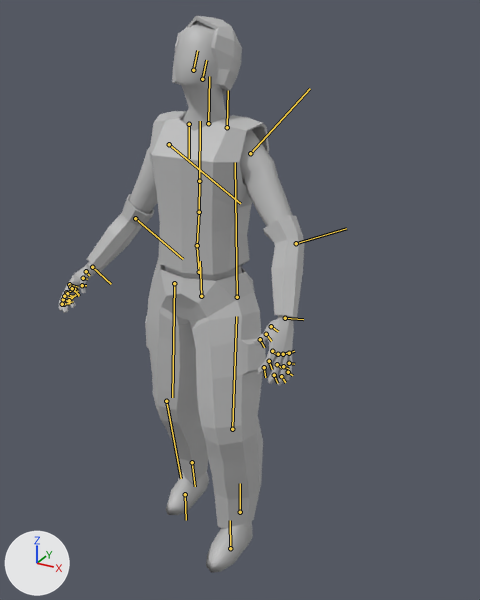
The FBX model 275-sent/Player/animation/player_dead.fbx, before and after one commit.
Camera for both pictures: a 50 mm lens placed at (0.197, -0.308, 0.32), pointed at (-0.022, 0.089, 0.121). Lighting does not change. The marker at lower left points along +X, +Y and +Z. Both versions are drawn at frame 31 of the action 'Take 001'; the numbers are the values there. The bones that bend it are drawn over the model as lines.

Objects in the first picture: 'Armband', 'Hair', 'Shirt', 'Trousers', 'skin'.
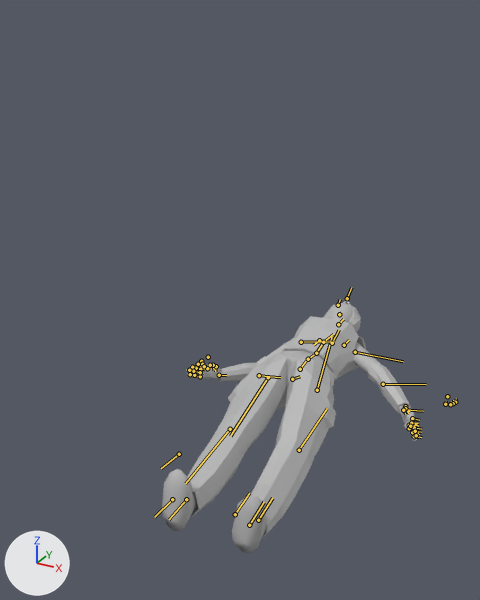
Pixel boxes [x1, y1, x2, y2] of what changed, in the pictures (480 x 600 px):
'Trousers', posed: before [145, 257, 266, 528]; after [187, 351, 336, 538]
'Shirt', posed: before [149, 111, 269, 275]; after [282, 316, 366, 381]
'skin', posed (9% wider, 55% shorter): before [59, 22, 294, 573]; after [162, 303, 419, 553]
'Armband', posed (10% narrower, 53% shorter): before [87, 194, 304, 318]; after [217, 356, 412, 414]
'Hair', posed: before [172, 16, 242, 95]; after [323, 300, 361, 332]
bone 'c_root_jnt', root to tip: before (199, 272) to (197, 246); after (300, 369) to (307, 359)
bone 'c_pelvis_jnt', root to tip: before (201, 296) to (200, 261); after (292, 379) to (300, 376)
bone 'pasted__L_hip_jnt', root to tip: before (237, 297) to (235, 162); after (317, 390) to (332, 336)
bone 'pasted__L_knee_jnt', root to tip: before (232, 429) to (236, 316); after (299, 450) to (327, 408)
bone 'pasted__R_hip_jnt', root to tip: before (174, 283) to (172, 397); after (268, 377) to (230, 436)
bone 'pasted__R_knee_jnt', root to tip: before (166, 401) to (181, 478); after (230, 429) to (185, 483)
bone 'pasted__c_back2_jnt', root to tip: before (199, 212) to (199, 181); after (316, 353) to (323, 342)
bone 'pasted__c_chest_jnt', root to tip: before (199, 181) to (200, 121); after (323, 342) to (333, 334)
bone 'pasted__c_neck_jnt', root to tip: before (208, 123) to (209, 76); after (332, 343) to (339, 330)
bone 'pasted__c_head1_jnt', root to tip: before (202, 79) to (206, 60); after (338, 324) to (343, 319)
bone 'pasted__L_shoulder_jnt', root to tip: before (250, 153) to (310, 88); after (355, 352) to (403, 361)
bone 'pasted__L_elbow_jnt', root to tip: before (296, 243) to (346, 228); after (383, 384) to (426, 384)
bone 'pasted__R_shoulder_jnt', root to tip: before (169, 144) to (240, 203); after (301, 342) to (334, 341)

The change in detail:
Bone 'c_root_jnt' (bone_c_root_jnt) moves from (0.0, -0.67, 0.0) to (0.0, -15.02, -15.76).
Bone 'c_root_jnt' (bone_c_root_jnt) turns from (6, 0, 0) to (-84, 0, 4) degrees about its own x, y and z.
Bone 'c_pelvis_jnt' (bone_c_pelvis_jnt) turns from (-5, 0, 0) to (-29, 6, 4) degrees about its own x, y and z.
Bone 'pasted__L_hip_jnt' (bone_pasted__l_hip_jnt) turns from (-17, 0, 10) to (32, 0, 10) degrees about its own x, y and z.
Bone 'pasted__L_knee_jnt' (bone_pasted__l_knee_jnt) turns from (12, 2, -10) to (-14, 2, -10) degrees about its own x, y and z.
Bone 'pasted__R_hip_jnt' (bone_pasted__r_hip_jnt) turns from (-7, 0, 0) to (31, 0, 0) degrees about its own x, y and z.
Bone 'pasted__R_knee_jnt' (bone_pasted__r_knee_jnt) turns from (16, 0, 0) to (-9, 0, 0) degrees about its own x, y and z.
Bone 'pasted__c_back2_jnt' (bone_pasted__c_back2_jnt) turns from (5, 0, 0) to (21, 0, 0) degrees about its own x, y and z.
Bone 'pasted__c_chest_jnt' (bone_pasted__c_chest_jnt) turns from (0, 0, 0) to (-23, 4, 4) degrees about its own x, y and z.
Bone 'pasted__c_neck_jnt' (bone_pasted__c_neck_jnt) turns from (0, 0, 0) to (19, -2, 0) degrees about its own x, y and z.
Bone 'pasted__c_head1_jnt' (bone_pasted__c_head1_jnt) turns from (-21, 0, 0) to (-12, 0, 0) degrees about its own x, y and z.
Bone 'pasted__L_shoulder_jnt' (bone_pasted__l_shoulder_jnt) turns from (18, -15, -52) to (-13, 7, -48) degrees about its own x, y and z.
Bone 'pasted__L_elbow_jnt' (bone_pasted__l_elbow_jnt) turns from (5, -20, -18) to (12, 9, -4) degrees about its own x, y and z.
Bone 'pasted__R_shoulder_jnt' (bone_pasted__r_shoulder_jnt) turns from (0, 0, -60) to (-19, 25, -58) degrees about its own x, y and z.
